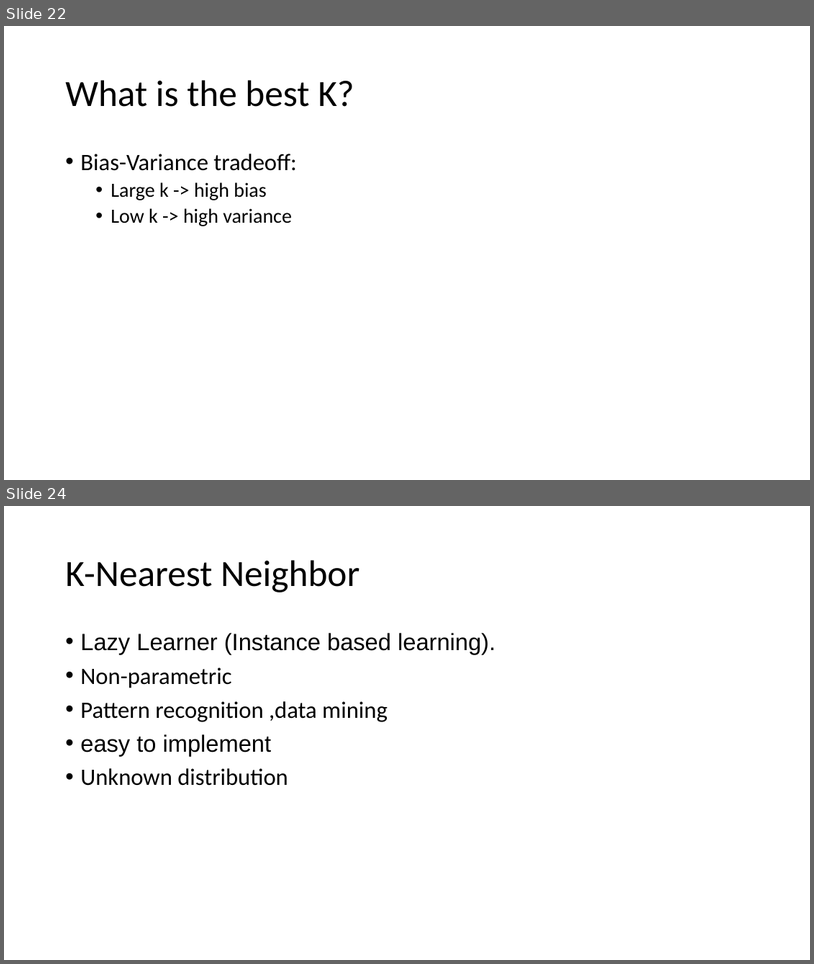
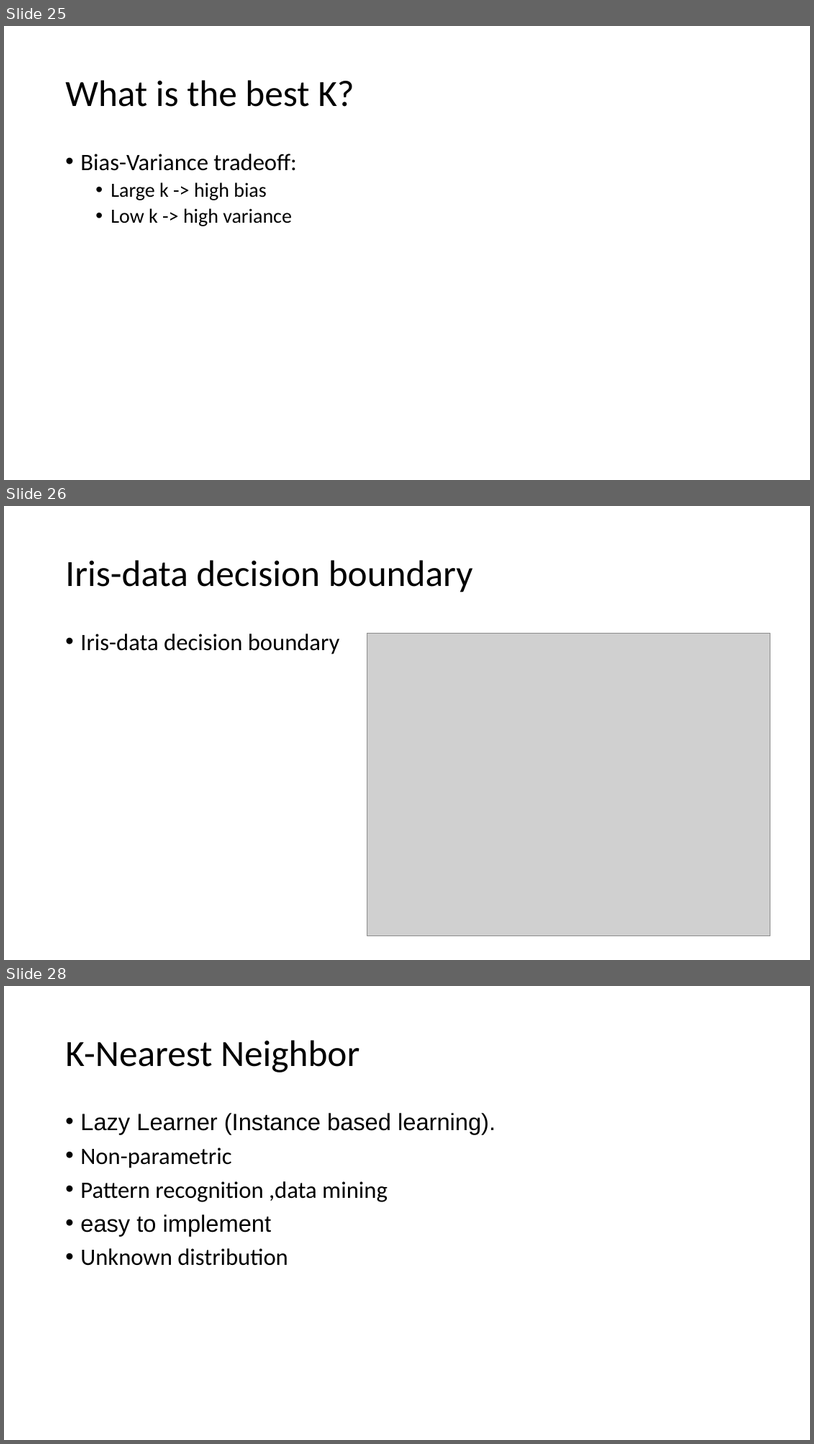
Before and after one commit to SaKhosravi/machine_learning, a slide deck: slides/slide-knn.pptx. Shown one above the other, each under a label of ours: slides 22 and 24 before the commit, slides 25, 26 and 28 after it; the slides between them are not shown. The pictures are 814x964 and 814x1444 pixels, drawn with LibreOffice and Linux fonts; fonts in the diff are those of the drawing; grey boxes stand for pictures. Boxes give left, top, right and bottom in pixels: in the first picture for what was removed or moved away, otherwise in the second. Text is boxed around its words. In the diff, an @@ line names an element or a change of style, - is before the commit and + after.

Commit message:
update knn slide

```diff
--- a/slides/slide-knn.pptx
+++ b/slides/slide-knn.pptx
@@ slide 26 added at box(4, 506, 810, 960), background #FFFFFF @@
@@ title added at box(65, 560, 473, 592), 44 pt, text #000000 @@
+Iris-data decision boundary
@@ text added at box(80, 633, 340, 654), 28 pt, text #000000 @@
+• Iris-data decision boundary
@@ picture added at box(368, 633, 771, 936) @@
@@ what was slide 22 is now slide 25 @@
@@ what was slide 24 is now slide 28 @@
```
Also in this commit, not shown: 5 other slides added, 2 slides removed.
